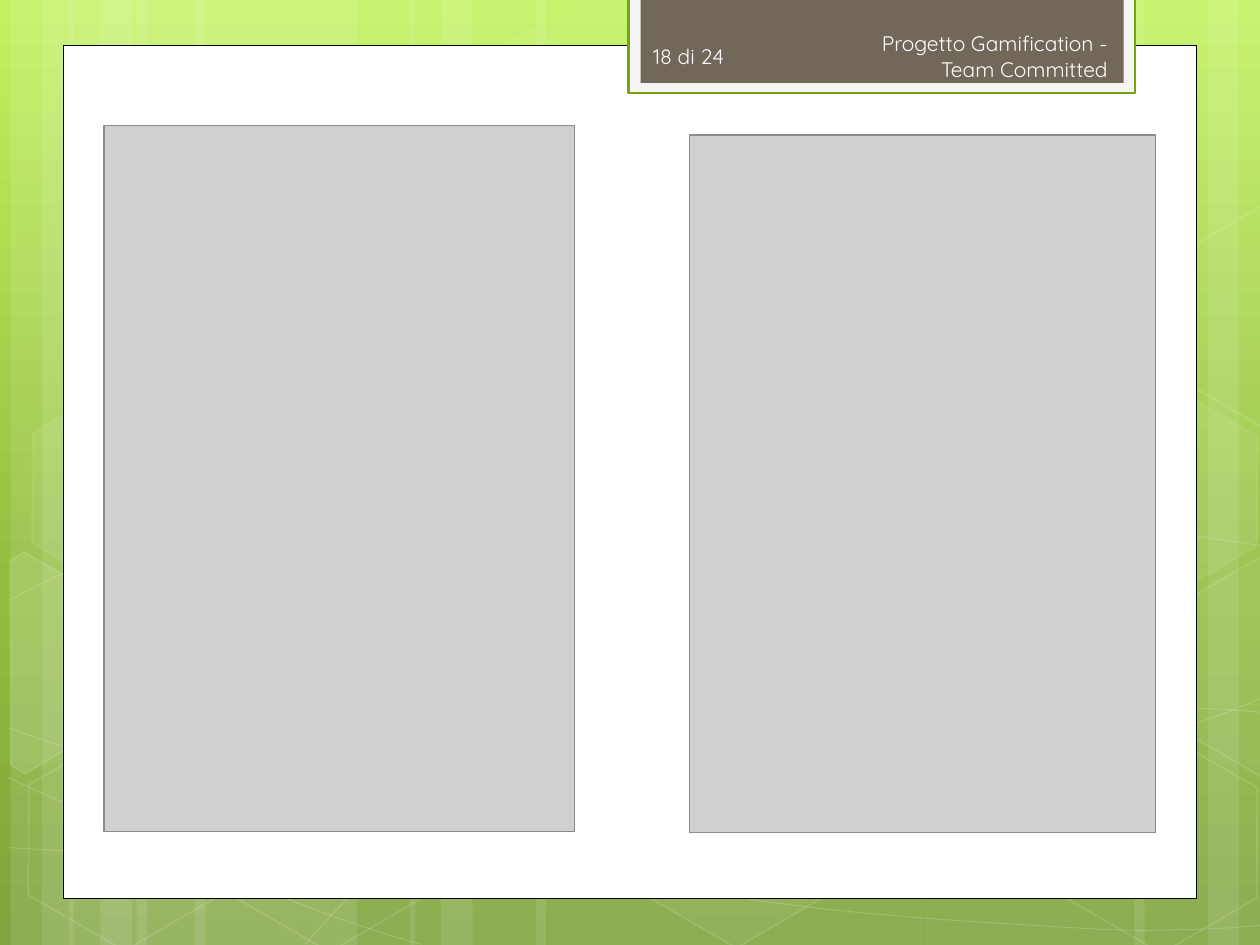
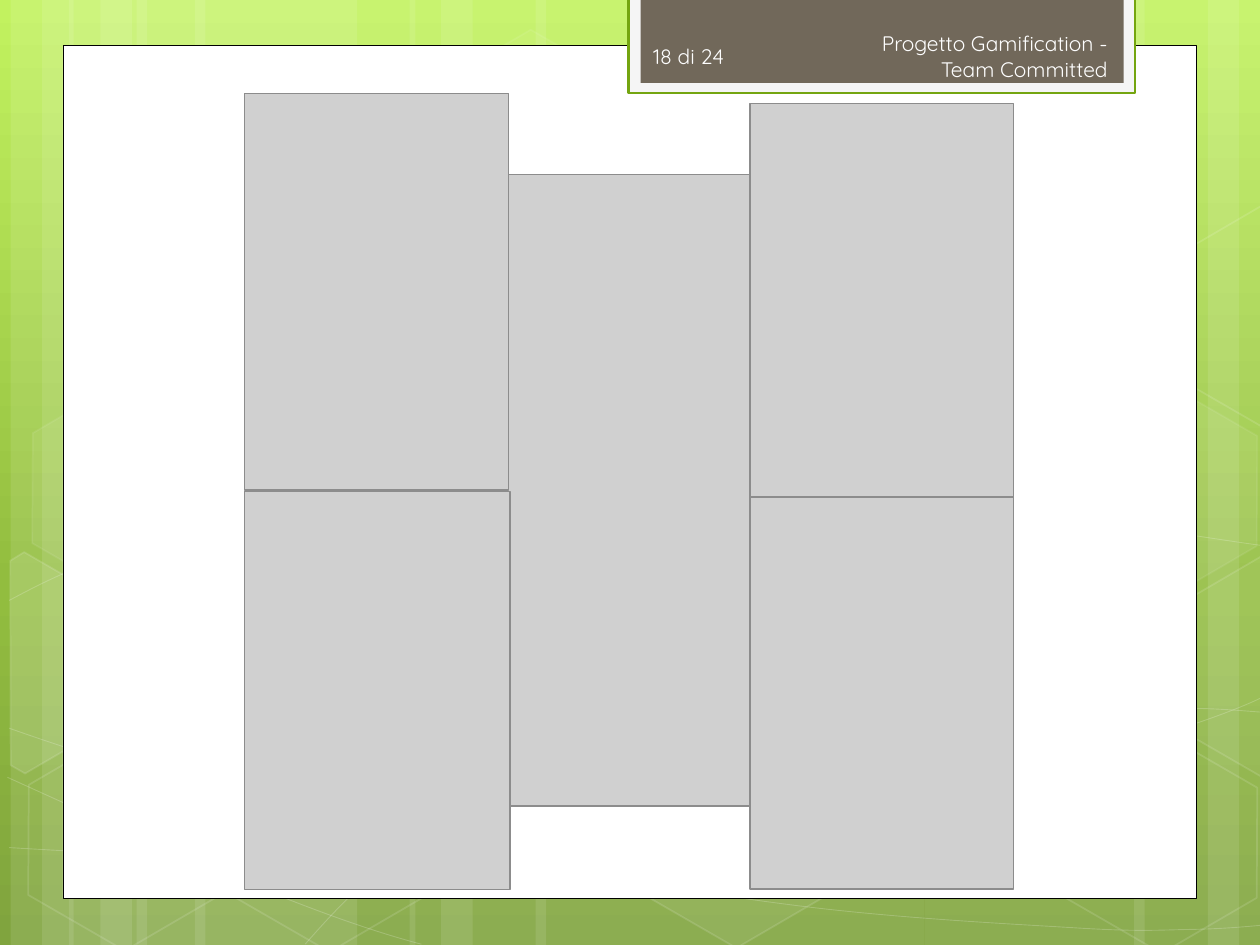
Before and after one commit to TeamCommitted/Team-Committed---Documenti, a slide deck: slide 18 of RP/Esterni/Presentazione/RP-Presentazione.pptx. Drawn at 1260x945 pixels with LibreOffice and Linux fonts; fonts in the diff are those of the drawing; grey boxes stand for pictures. Boxes give left, top, right and bottom in pixels: in the first picture for what was removed or moved away, otherwise in the second. Text is boxed around its words. In the diff, an @@ line names an element or a change of style, - is before the commit and + after.

```diff
--- a/RP/Esterni/Presentazione/RP-Presentazione.pptx
+++ b/RP/Esterni/Presentazione/RP-Presentazione.pptx
@@ picture: place and size @@
-picture at (105, 125, 576, 830)
+picture at (244, 93, 509, 490)
@@ picture added at (750, 103, 1013, 498) @@
@@ picture removed at (689, 135, 1155, 832) @@
@@ picture added at (379, 175, 898, 806) @@
@@ picture added at (244, 491, 510, 888) @@
@@ picture added at (750, 495, 1013, 890) @@
```
Also in this commit, not shown: 10 other slides changed, 2 slides removed, 2 other files.
